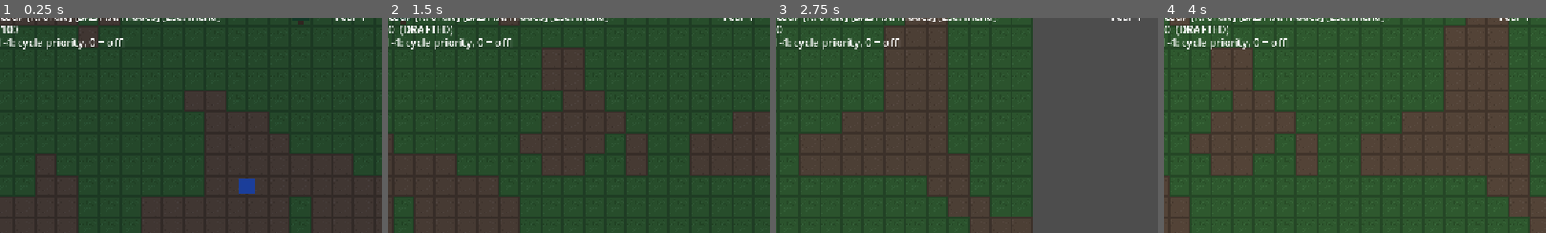
Above: before the commit, frames 1-4 (left to right).
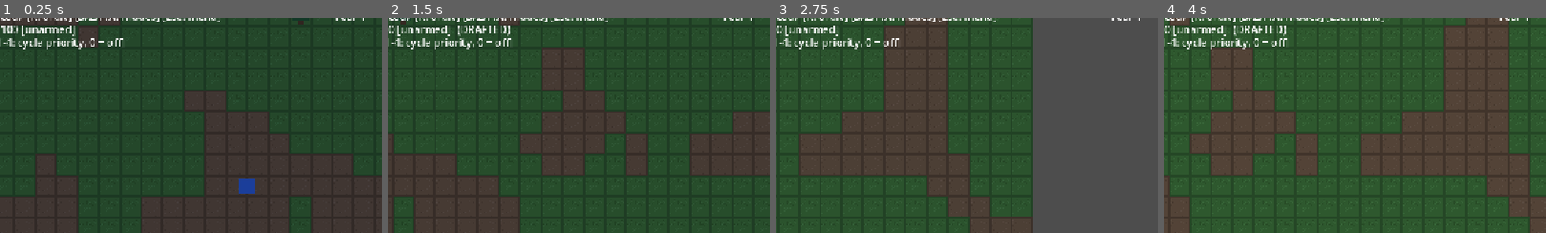
Above: after the commit, the same moments.

Repository: PakkaponBon/gameproject
Game: Godot game, scene res://scenes/main.tscn
Same seed, same stepped clock (60 frames per second), same inputs: the game is played once before the commit and once after it.
Inputs (mouse positions are % of the whole screen's width and height, from its top left):
- Up to frame 1 (0.25 s): no input
- Up to frame 2 (1.5 s): move the mouse to (72, 45) at 0.52 s; hold D (pan_right) 0.53-1.25 s; hold R (toggle_draft) 0.53-1.25 s; click (72, 45) at 0.67 s; tap 1 (cycle_chop_priority) at 0.77 s; drag from (30, 55) to (45, 70) at 1.27 s
- Up to frame 3 (2.75 s): move the mouse to (60, 28) at 2.02 s; hold D (pan_right) from 2.03 s (still down); hold Q (cycle_building) from 2.03 s (still down); tap R (toggle_draft) at 2.3 s
- Up to frame 4 (4 s): release D (pan_right) at 2.75 s; release Q (cycle_building) at 2.75 s; drag from (45, 70) to (20, 35) at 2.77 s; tap Enter at 3.5 s; move the mouse to (80, 65) at 3.52 s; hold A (pan_left) from 3.53 s (still down); hold 2 (cycle_haul_priority) from 3.53 s (still down); tap 1 (cycle_chop_priority) at 3.77 s; tap R (toggle_draft) at 3.8 s
The pictures show only the part of the screen within x 32-82%, y 4-54%; the shares and areas given below are measured in that part.

The runs differ from the first frame. In frame 1, 0.3% of the frame differs, in the area x 5-20%, y 3-9%; in frame 2, 0.7%, in the area x 2-32%, y 3-9%; in frame 3, 0.3%; in frame 4, 0.7%.

Commit message:
Phase 4: melee tier 1 - swords as lootable, auto-equipped weapons
- WeaponDefs catalog; sword = ResourceDefs item (hauling for free)
- EQUIP job: weaponless villagers claim unclaimed swords (HAUL prio)
- Raiders drop swords 40%; gear drops at the grave; save v12

Co-Authored-By: Claude Fable 5 <noreply@anthropic.com>

Diff:
--- a/scripts/hud.gd
+++ b/scripts/hud.gd
@@ -51,9 +51,10 @@
 		suffix = "  (MENTAL BREAK)"
 	elif pawn.combat.is_wounded():
 		suffix = "  (WOUNDED)"
-	stats_label.text = "%s — hunger %d  rest %d  mood %d  hp %d%s" % [
+	var weapon := pawn.combat.weapon_id if pawn.combat.weapon_id != "" else "unarmed"
+	stats_label.text = "%s — hunger %d  rest %d  mood %d  hp %d [%s]%s" % [
 		pawn.name, roundi(pawn.needs.hunger), roundi(pawn.needs.rest),
-		roundi(pawn.needs.mood), roundi(pawn.combat.hp), suffix]
+		roundi(pawn.needs.mood), roundi(pawn.combat.hp), weapon, suffix]
 
 func update_priorities(pawn: Pawn) -> void:
 	priority_label.text = "%s — Chop: %s  Haul: %s  Build: %s  Farm: %s   [1-4: cycle priority, 0 = off]" % [
--- a/scripts/job.gd
+++ b/scripts/job.gd
@@ -4,7 +4,7 @@
 
 signal completed
 
-enum Type { CHOP, HAUL, BUILD, SUPPLY, DECONSTRUCT, PLANT, HARVEST, FEED, MINE }  # SUPPLY = haul material to a blueprint; FEED = bring food to a collapsed pawn
+enum Type { CHOP, HAUL, BUILD, SUPPLY, DECONSTRUCT, PLANT, HARVEST, FEED, MINE, EQUIP }  # SUPPLY = haul material to a blueprint; FEED = bring food to a collapsed pawn; EQUIP = claim a weapon
 
 var type: Type = Type.CHOP
 var cell: Vector2i
--- a/scripts/job_manager.gd
+++ b/scripts/job_manager.gd
@@ -18,7 +18,9 @@
 
 ## Best = lowest priority number first (0 disables the job type entirely),
 ## then nearest by distance. Only reachable, currently-valid jobs count.
-func request_job(from_cell: Vector2i, priorities: Dictionary) -> Job:
+func request_job(seeker: Pawn) -> Job:
+	var from_cell := seeker.cell
+	var priorities := seeker.work_priorities
 	# Haul jobs are only valid while somewhere exists to put the item.
 	var storage_available := WorldGrid.get_free_stockpile_cell(from_cell) != WorldGrid.INVALID_CELL
 	var supply_checked := false
@@ -42,6 +44,8 @@
 			prio_type = Job.Type.HAUL
 		elif job.type == Job.Type.MINE:
 			prio_type = Job.Type.CHOP
+		elif job.type == Job.Type.EQUIP:
+			prio_type = Job.Type.HAUL
 		var prio: int = priorities.get(prio_type, 1)
 		if prio <= 0:
 			continue
@@ -59,6 +63,8 @@
 				continue
 		if job.type == Job.Type.FEED and find_fetchable_food(from_cell) == null:
 			continue
+		if job.type == Job.Type.EQUIP and seeker.combat.weapon_id != "":
+			continue  # already armed
 		if best and (prio > best_prio or (prio == best_prio and float((job.cell - from_cell).length_squared()) >= best_dist)):
 			continue
 		# Solid targets (walls being torn down, ore) are worked from beside.
--- a/scripts/main.gd
+++ b/scripts/main.gd
@@ -223,6 +223,8 @@
 
 func _on_pawn_died(pawn: Pawn) -> void:
 	spawner.spawn_entity(spawner.GRAVE_SCENE, pawn.cell)
+	if pawn.combat.weapon_id != "":
+		spawner.drop_resource(pawn.cell, pawn.combat.weapon_id, 1)  # gear outlives its owner
 	pawns.erase(pawn)
 	for other in pawns:
 		other.needs.mourn()  # loss is real: colony-wide mood hit
--- a/scripts/pawn_combat.gd
+++ b/scripts/pawn_combat.gd
@@ -15,8 +15,9 @@
 const HEAL_ON_GROUND := 0.02
 
 var hp := HP_MAX
-var attack_damage := 5.0  # unarmed baseline
+var attack_damage := WeaponDefs.UNARMED_DAMAGE
 var armor := 0.0
+var weapon_id := ""  # "" = unarmed
 var attack_cooldown := 0
 var attack_target: Raider = null  # draft order: pursue and engage
 
@@ -50,6 +51,10 @@
 
 func heal(amount: float) -> void:
 	hp = minf(hp + amount, HP_MAX)
+
+func equip(id: String) -> void:
+	weapon_id = id
+	attack_damage = float(WeaponDefs.get_def(id).damage)
 
 func is_wounded() -> bool:
 	return hp < HP_MAX * WOUNDED_BELOW
--- a/scripts/pawn_work.gd
+++ b/scripts/pawn_work.gd
@@ -20,7 +20,7 @@
 			or fetching_food != null or carrying_food
 
 func request_next() -> void:
-	job = JobManager.request_job(pawn.cell, pawn.work_priorities)
+	job = JobManager.request_job(pawn)
 	if job == null:
 		return
 	if job.type == Job.Type.SUPPLY:
@@ -82,6 +82,8 @@
 			_ensure_fetch()  # e.g. right after load: job held, wood not yet chosen
 		Job.Type.FEED:
 			_ensure_food_fetch()
+		Job.Type.EQUIP:
+			_equip_here()
 		Job.Type.DECONSTRUCT, Job.Type.MINE:
 			_do_adjacent_work()
 		Job.Type.PLANT:
@@ -147,6 +149,18 @@
 	carrying = fetching
 	fetching = null
 	pawn.target_cell = job.cell
+
+func _equip_here() -> void:
+	var item := job.target as ResourceItem
+	# Gone, or hauled elsewhere since we set out.
+	if not is_instance_valid(item) or item.get_parent() is Pawn or item.cell != job.cell:
+		job = null
+		return
+	item.pick_up(pawn)  # clears its jobs and cell registration
+	pawn.combat.equip(item.resource_id)
+	item.queue_free()  # the weapon lives in gear now, not on the ground
+	JobManager.complete_job(job)
+	job = null
 
 func _ensure_food_fetch() -> void:
 	var food := JobManager.find_fetchable_food(pawn.cell)
--- a/scripts/raider.gd
+++ b/scripts/raider.gd
@@ -7,6 +7,8 @@
 
 const LERP_WEIGHT := 10.0
 const HP_MAX := 50.0
+const SWORD_DROP_CHANCE := 0.4
+const RESOURCE_SCENE := preload("res://scenes/resource_item.tscn")
 const ATTACK_COOLDOWN_TICKS := 10
 const MOVE_EVERY_TICKS := 2  # half pawn speed so pawns can disengage
 
@@ -26,8 +28,16 @@
 func take_damage(amount: float) -> void:
 	hp -= maxf(amount - armor, 1.0)
 	if hp <= 0.0:
+		if randf() < SWORD_DROP_CHANCE:
+			_drop_sword()
 		gone.emit()
 		queue_free()
+
+func _drop_sword() -> void:
+	var item: ResourceItem = RESOURCE_SCENE.instantiate()
+	item.resource_id = "sword"
+	item.position = WorldGrid.cell_to_world(cell)
+	get_parent().add_child(item)
 
 func _on_tick() -> void:
 	if attack_cooldown > 0:
--- a/scripts/resource_defs.gd
+++ b/scripts/resource_defs.gd
@@ -9,6 +9,7 @@
 			"node_color": Color(0.33, 0.33, 0.36), "node_yield": 3},
 	"iron_ore": {"name": "Iron Ore", "color": Color(0.72, 0.5, 0.38),
 			"node_color": Color(0.37, 0.29, 0.23), "node_yield": 2},
+	"sword": {"name": "Sword", "color": Color(0.8, 0.82, 0.88)},
 }
 
 static func get_def(id: String) -> Dictionary:
--- a/scripts/resource_item.gd
+++ b/scripts/resource_item.gd
@@ -7,6 +7,7 @@
 var resource_id := "wood"  # set before add_child
 var cell: Vector2i
 var haul_job: Job = null
+var equip_job: Job = null  # weapons only: claimable by weaponless villagers
 var reserved := false  # claimed as blueprint material by a supplier pawn
 
 var _home: Node = null  # container to return to after being carried
@@ -26,6 +27,9 @@
 	if haul_job:
 		JobManager.remove_job(haul_job)
 		haul_job = null
+	if equip_job:
+		JobManager.remove_job(equip_job)
+		equip_job = null
 	reparent(carrier)
 	position = Vector2(0, -10)
 
@@ -42,6 +46,8 @@
 	WorldGrid.register_item(cell, self)
 	if not stored:
 		_register_haul_job()
+	if WeaponDefs.DEFS.has(resource_id):
+		_register_equip_job()
 
 func _register_haul_job() -> void:
 	haul_job = Job.new()
@@ -49,3 +55,10 @@
 	haul_job.cell = cell
 	haul_job.target = self
 	JobManager.add_job(haul_job)
+
+func _register_equip_job() -> void:
+	equip_job = Job.new()
+	equip_job.type = Job.Type.EQUIP
+	equip_job.cell = cell
+	equip_job.target = self
+	JobManager.add_job(equip_job)
--- a/scripts/save_collector.gd
+++ b/scripts/save_collector.gd
@@ -96,6 +96,7 @@
 		"bed": _v(pawn.survival.bed_cell),
 		"hp": pawn.combat.hp,
 		"atk_cd": pawn.combat.attack_cooldown,
+		"weapon": pawn.combat.weapon_id,
 		"wander_cd": pawn.survival.wander_cooldown,
 		"collapsed": pawn.collapsed,
 		"drafted": pawn.drafted,
--- a/scripts/save_manager.gd
+++ b/scripts/save_manager.gd
@@ -4,7 +4,7 @@
 ## Loading reloads the main scene; `pending_load` survives the reload
 ## because this is an autoload, and the fresh Main applies it.
 
-const SAVE_VERSION := 11
+const SAVE_VERSION := 12
 const MANUAL_SAVE_PATH := "user://save.json"
 const AUTOSAVE_PATH := "user://autosave.json"
 
@@ -108,6 +108,8 @@
 		pawn.survival.restore_sleep()
 	pawn.combat.hp = float(p.hp)
 	pawn.combat.attack_cooldown = int(p.atk_cd)
+	if String(p.weapon) != "":
+		pawn.combat.equip(p.weapon)
 	pawn.survival.wander_cooldown = int(p.wander_cd)
 	pawn.target_cell = _vec(p.target)
 	if bool(p.collapsed):
--- /dev/null
+++ b/scripts/weapon_defs.gd
@@ -0,0 +1,13 @@
+class_name WeaponDefs
+extends RefCounted
+## Weapon catalog — data over code. Adding a weapon (club, spear...) is an
+## entry here plus a ResourceDefs entry so it exists as an item.
+
+const UNARMED_DAMAGE := 5.0
+
+const DEFS := {
+	"sword": {"name": "Sword", "damage": 12.0, "tier": 1},
+}
+
+static func get_def(id: String) -> Dictionary:
+	return DEFS[id]
Not shown, added: scripts/weapon_defs.gd.uid
Not shown, changed: ROADMAP.md
